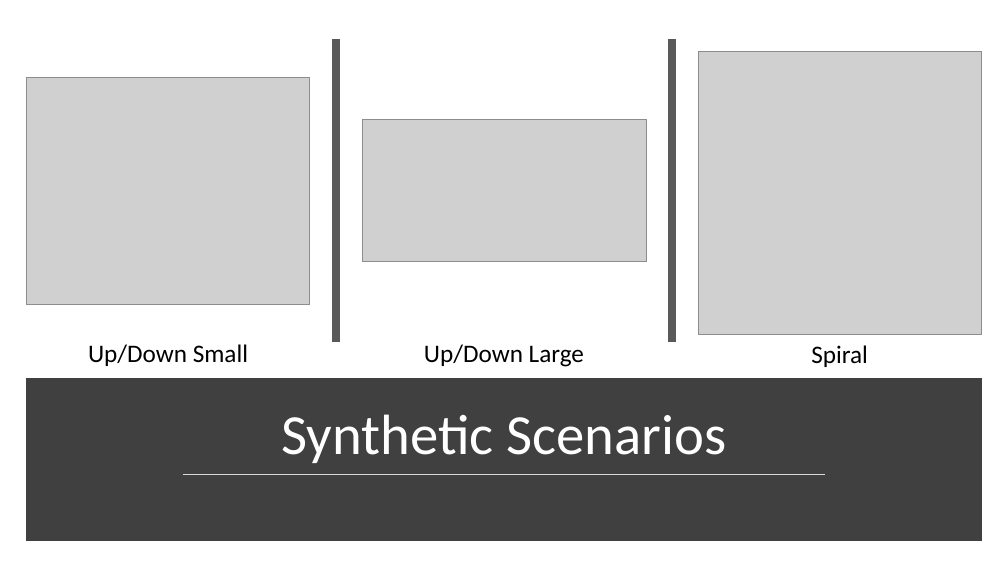
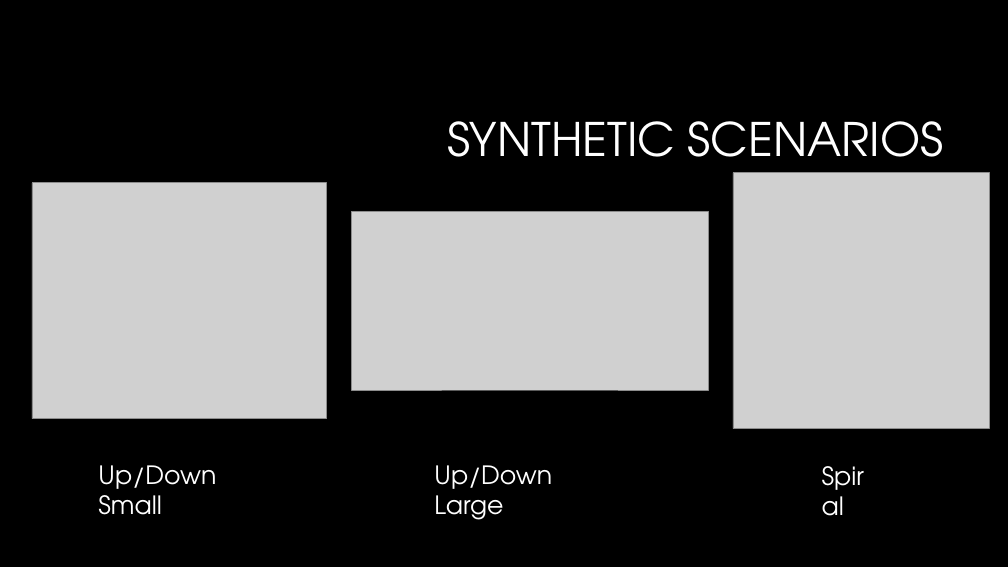
Before and after one commit to jdewaen/PathPlanner, a slide deck: slide 65 of report/final-presentation.pptx (slide 62 before the commit). Drawn at 1008x567 pixels with LibreOffice and Linux fonts; fonts in the diff are those of the drawing; grey boxes stand for pictures; background and template pictures are left out. Boxes give left, top, right and bottom in pixels: in the first picture for what was removed or moved away, otherwise in the second. Text is boxed around its words. In the diff, an @@ line names an element or a change of style, - is before the commit and + after.

```diff
--- a/report/final-presentation.pptx
+++ b/report/final-presentation.pptx
@@ background #FFFFFF to #000000 @@
@@ line removed from (337, 39) to (337, 342) @@
@@ line removed from (672, 39) to (672, 342) @@
@@ title at <box>447,121,943,177</box>: text changed; size 54 to 44 pt; font Calibri to TeX Gyre Adventor @@
-Synthetic Scenarios
+SYNTHETIC SCENARIOS
@@ picture: place and size @@
-picture at <box>699,51,982,333</box>
+picture at <box>734,172,990,429</box>
@@ picture: place and size @@
-picture at <box>26,77,310,304</box>
+picture at <box>32,183,327,419</box>
@@ picture: place and size @@
-picture at <box>363,119,647,262</box>
+picture at <box>351,212,709,390</box>
@@ rectangle removed at <box>31,383,977,536</box> @@
@@ line removed from (183, 475) to (826, 475) @@
@@ 3 texts: place and size @@
-3 texts at <box>88,344,868,367</box>
+3 texts at <box>98,456,887,520</box>
@@ font Calibri to TeX Gyre Adventor, text colour #000000 to #FFFFFF in 3 elements at <box>98,465,216,515</box>, <box>434,465,552,520</box>, <box>814,456,887,494</box> @@
```
Also in this commit, not shown: 70 other slides changed, 14 slides added, 10 slides removed, 12 other files.
